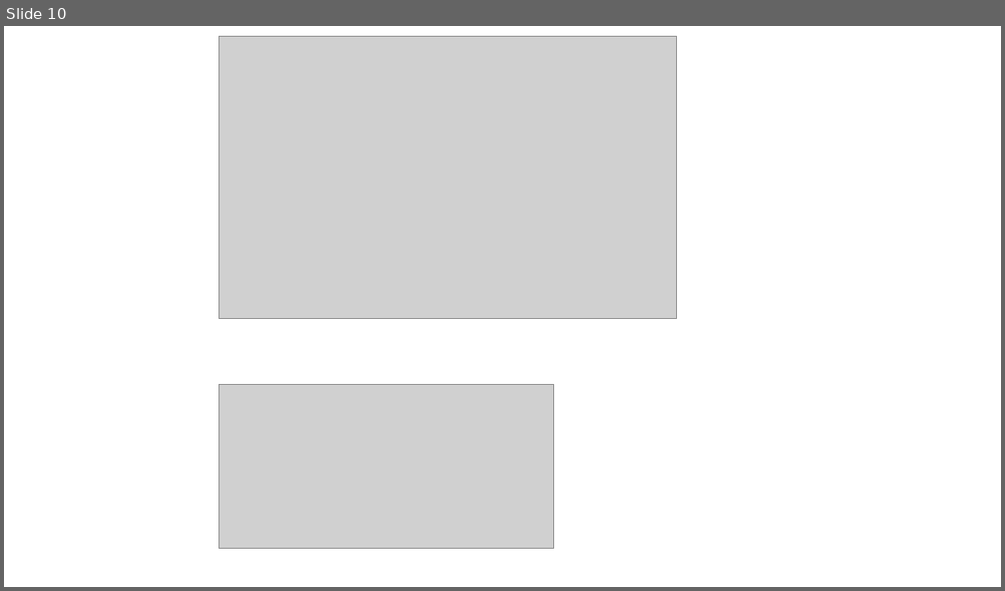
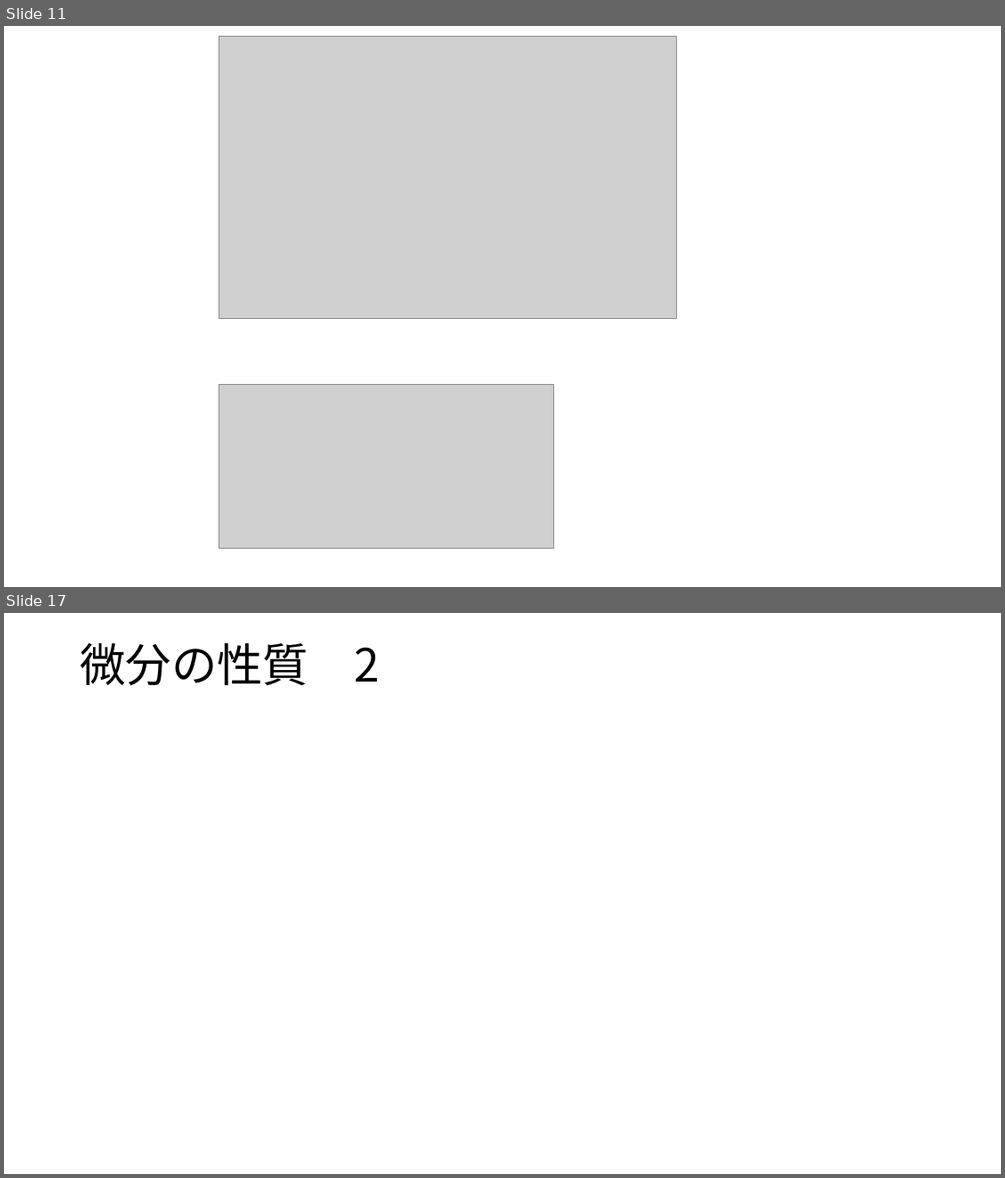
Before and after one commit to Ushiris/Rinkou, a slide deck: はじめてのディープラーニング.pptx. Shown one above the other, each under a label of ours: slide 10 before the commit, slides 11 and 17 after it; the slides between them are not shown. The pictures are 1005x591 and 1005x1178 pixels, drawn with LibreOffice and Linux fonts; fonts in the diff are those of the drawing; grey boxes stand for pictures. Boxes give left, top, right and bottom in pixels: in the first picture for what was removed or moved away, otherwise in the second. Text is boxed around its words. In the diff, an @@ line names an element or a change of style, - is before the commit and + after.

```diff
--- a/はじめてのディープラーニング.pptx
+++ b/はじめてのディープラーニング.pptx
@@ slide 17 added at (x1=4, y1=613, x2=1001, y2=1174), background #FFFFFF @@
@@ title added at (x1=80, y1=643, x2=380, y2=686), 44 pt, text #000000 @@
+微分の性質 2
@@ what was slide 10 is now slide 11 @@
```
Also in this commit, not shown: 6 slides changed, 9 other slides added.
